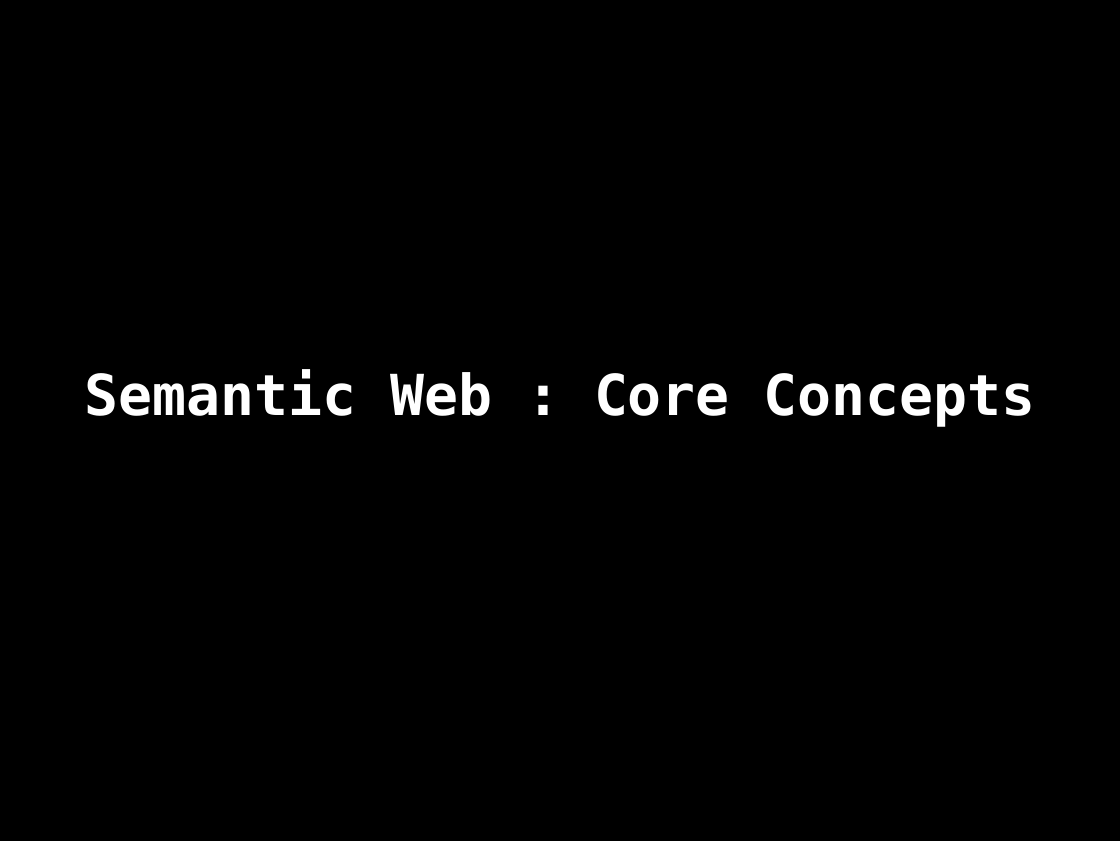
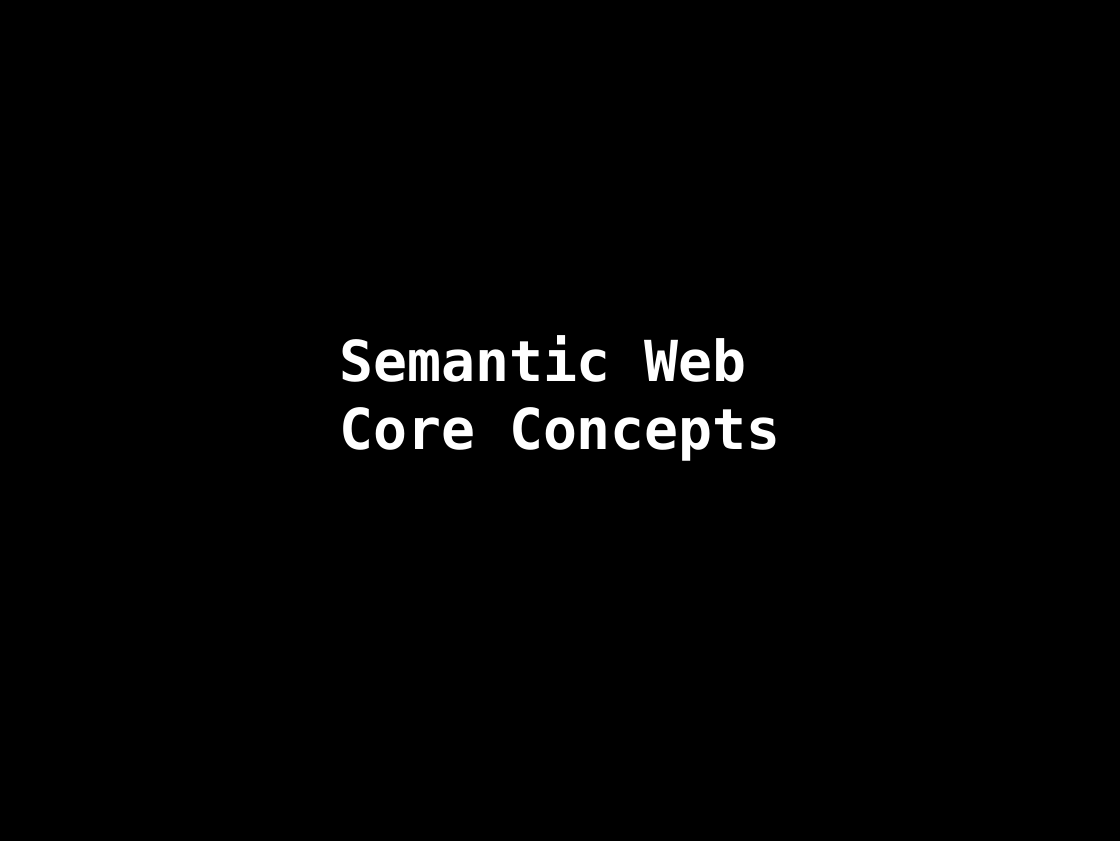
Before and after one commit to danja/hyperdata-2015, a slide deck: slide 19 of docs/salzburg/slides.odp. Drawn at 1120x841 pixels with LibreOffice and Linux fonts; fonts in the diff are those of the drawing. Boxes give left, top, right and bottom in pixels: in the first picture for what was removed or moved away, otherwise in the second. Text is boxed around its words. In the diff, an @@ line names an element or a change of style, - is before the commit and + after.

```diff
--- a/docs/salzburg/slides.odp
+++ b/docs/salzburg/slides.odp
@@ subtitle at (339,335,781,461): text changed @@
-Semantic Web : Core Concepts
+Semantic Web
+Core Concepts
```
Also in this commit, not shown: 21 other slides changed, 25 slides added, 14 slides removed, 17 other files.
